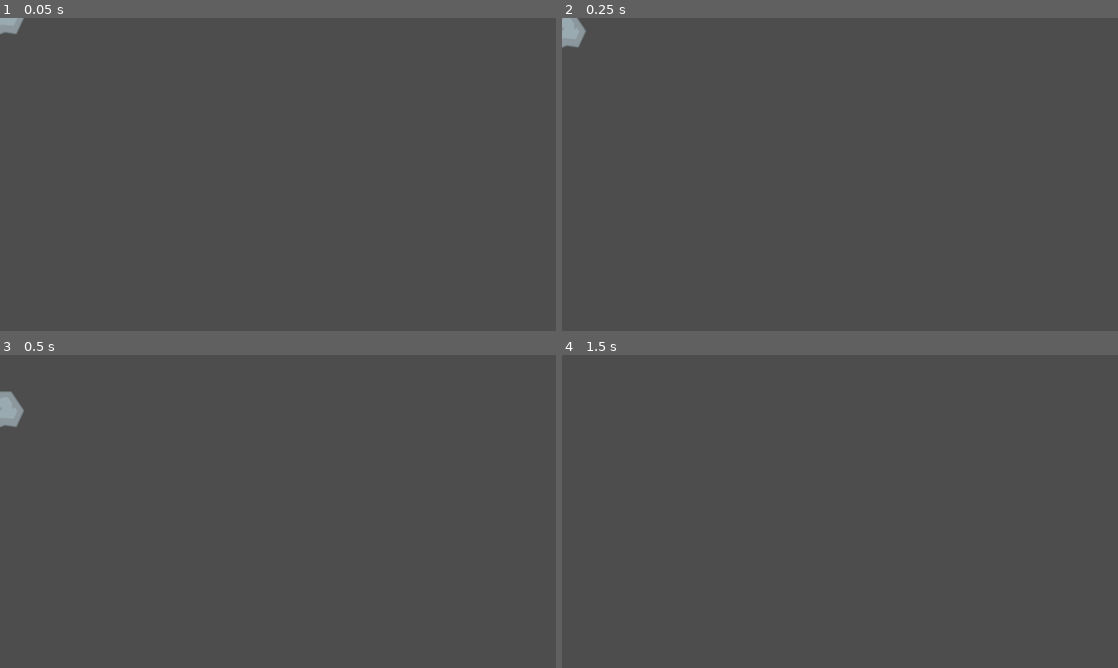
Above: before the commit, frames 1-4 (two rows, left to right).
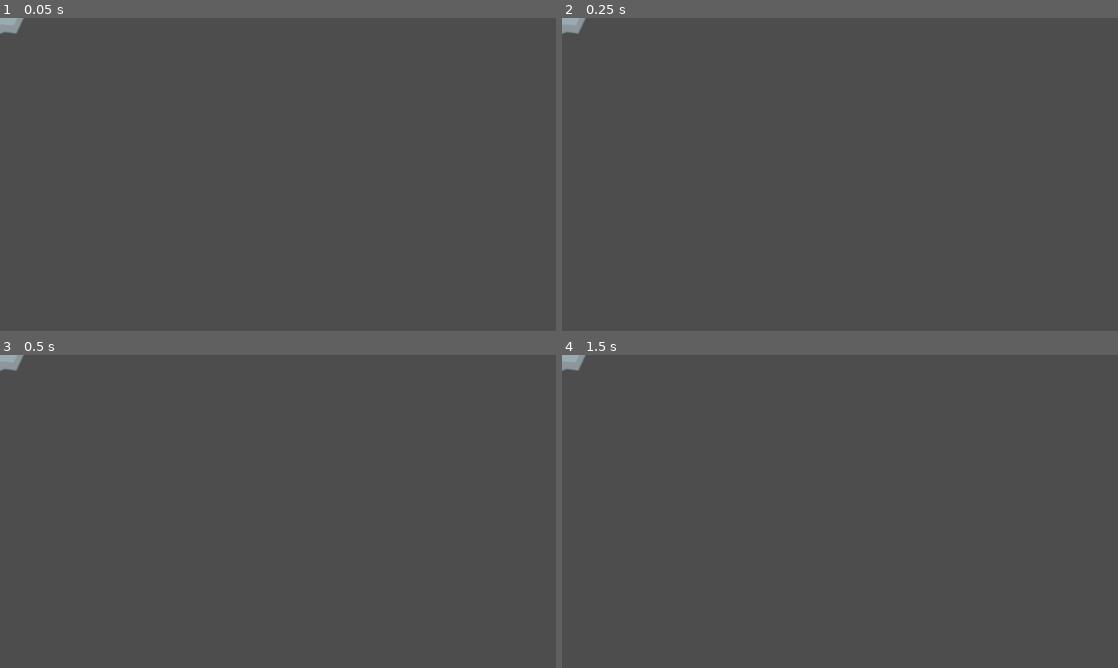
Above: after the commit, the same moments.

Repository: davi4046/asteroids_godot
Game: Godot game, scene res://scenes/meteors/meteor_big_1.tscn
Same seed, same stepped clock (60 frames per second), same inputs: the game is played once before the commit and once after it. This scene is started directly instead of the project's main scene.
Inputs:
- Up to frame 1 (0.05 s): no input
- Up to frame 2 (0.25 s): no input
- Up to frame 3 (0.5 s): no input
- Up to frame 4 (1.5 s): hold D (Turn Right) 0.53-1.28 s; hold A (Turn Left) from 1.28 s (still down)

The runs differ from the first frame. In frame 1, less than 0.1% of the frame differs, in the area x 0-3%, y 4-6%; in frame 2, 0.2%; in frame 3, 0.6%, in the area x 0-5%, y 0-24%; in frame 4, 0.2%.

Commit message:
Disable gravity for meteors

Diff:
--- a/scenes/meteors/meteor_big_1.tscn
+++ b/scenes/meteors/meteor_big_1.tscn
@@ -4,6 +4,7 @@
 [ext_resource type="Script" path="res://scenes/meteors/meteor_big.gd" id="1_awc12"]
 
 [node name="MeteorBig1" type="RigidBody2D"]
+gravity_scale = 0.0
 script = ExtResource("1_awc12")
 
 [node name="MeteorGreyBig1" type="Sprite2D" parent="."]
--- a/scenes/meteors/meteor_big_2.tscn
+++ b/scenes/meteors/meteor_big_2.tscn
@@ -4,6 +4,7 @@
 [ext_resource type="Script" path="res://scenes/meteors/meteor_big.gd" id="1_fpcku"]
 
 [node name="MeteorBig2" type="RigidBody2D"]
+gravity_scale = 0.0
 script = ExtResource("1_fpcku")
 
 [node name="MeteorGreyBig2" type="Sprite2D" parent="."]
--- a/scenes/meteors/meteor_big_3.tscn
+++ b/scenes/meteors/meteor_big_3.tscn
@@ -4,6 +4,7 @@
 [ext_resource type="Script" path="res://scenes/meteors/meteor_big.gd" id="1_jl8ex"]
 
 [node name="MeteorBig3" type="RigidBody2D"]
+gravity_scale = 0.0
 script = ExtResource("1_jl8ex")
 
 [node name="MeteorGreyBig3" type="Sprite2D" parent="."]
--- a/scenes/meteors/meteor_big_4.tscn
+++ b/scenes/meteors/meteor_big_4.tscn
@@ -4,6 +4,7 @@
 [ext_resource type="Texture2D" uid="uid://sru28xu88vtm" path="res://assets/textures/meteorGrey_big4.png" id="1_r7xs0"]
 
 [node name="MeteorBig4" type="RigidBody2D"]
+gravity_scale = 0.0
 script = ExtResource("1_cupsj")
 
 [node name="MeteorGreyBig4" type="Sprite2D" parent="."]
--- a/scenes/meteors/meteor_med_1.tscn
+++ b/scenes/meteors/meteor_med_1.tscn
@@ -4,6 +4,7 @@
 [ext_resource type="Script" path="res://scenes/meteors/meteor_med.gd" id="1_tn4mf"]
 
 [node name="MeteorMed1" type="RigidBody2D"]
+gravity_scale = 0.0
 script = ExtResource("1_tn4mf")
 
 [node name="MeteorGreyMed1" type="Sprite2D" parent="."]
--- a/scenes/meteors/meteor_med_2.tscn
+++ b/scenes/meteors/meteor_med_2.tscn
@@ -4,6 +4,7 @@
 [ext_resource type="Texture2D" uid="uid://ijf2ed8pjuxt" path="res://assets/textures/meteorGrey_med2.png" id="1_i3vxe"]
 
 [node name="MeteorMed2" type="RigidBody2D"]
+gravity_scale = 0.0
 script = ExtResource("1_1hvkx")
 
 [node name="MeteorGreyMed2" type="Sprite2D" parent="."]
--- a/scenes/meteors/meteor_small_1.tscn
+++ b/scenes/meteors/meteor_small_1.tscn
@@ -4,6 +4,7 @@
 [ext_resource type="Texture2D" uid="uid://3oe70lpex2mw" path="res://assets/textures/meteorGrey_small1.png" id="1_i830o"]
 
 [node name="MeteorSmall1" type="RigidBody2D"]
+gravity_scale = 0.0
 script = ExtResource("1_f85cu")
 
 [node name="MeteorGreySmall1" type="Sprite2D" parent="."]
--- a/scenes/meteors/meteor_small_2.tscn
+++ b/scenes/meteors/meteor_small_2.tscn
@@ -4,6 +4,7 @@
 [ext_resource type="Texture2D" uid="uid://bs2wq4xp5kf58" path="res://assets/textures/meteorGrey_small2.png" id="1_3lxfv"]
 
 [node name="MeteorSmall2" type="RigidBody2D"]
+gravity_scale = 0.0
 script = ExtResource("1_2ge4u")
 
 [node name="MeteorGreySmall2" type="Sprite2D" parent="."]
